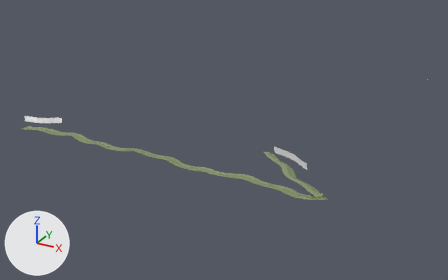
The Blender file tools/blender/scenes/penllech.blend: old version first, new version second.
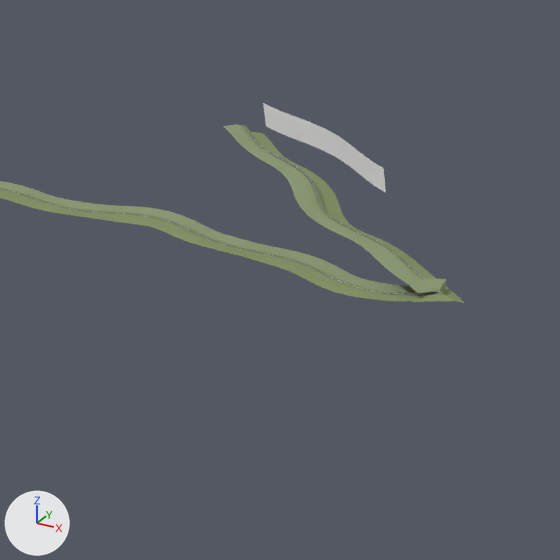
The first picture shows the older version from a 50 mm camera at (15889.0, -14351.0, 8401.0) aimed at (6649.0, 2448.0, 1.0). The close-ups show the older and then the newer version on the part from 45% to 79% of the width and 42% to 96% of the height of that picture. Only the edits that show in the close-ups are written down. Arrows for +X, +Y and +Z are at lower left; the lights stay in place.

Before the edit, the objects in view are built like this:
```python
me_land_009 = bpy.data.meshes.new('Land_009')
me_land_009.from_pydata(...)  # 1826 vertices, 900 faces; spans x 8381.0..9367.0, y -52.0..483.0, z 7.0..85.0
me_land_009.materials.append(mat_land)
me_land_011 = bpy.data.meshes.new('Land_011')
me_land_011.from_pydata(...)  # 4636 vertices, 2281 faces; spans x 10252.0..11172.0, y -194.0..366.0, z 8.0..163.0
me_land_011.materials.append(mat_land)
me_land_012 = bpy.data.meshes.new('Land_012')
me_land_012.from_pydata(...)  # 1992 vertices, 944 faces; spans x 9942.0..10934.0, y 107.0..872.0, z 12.0..174.0
me_land_012.materials.append(mat_land)
me_land_013 = bpy.data.meshes.new('Land_013')
me_land_013.from_pydata(...)  # 2592 vertices, 1306 faces; spans x 9242.0..10083.0, y 519.0..1523.0, z 28.0..180.0
me_land_013.materials.append(mat_land)
me_land_014 = bpy.data.meshes.new('Land_014')
me_land_014.from_pydata(...)  # 5229 vertices, 2768 faces; spans x 8455.0..9494.0, y 1239.0..2065.0, z 28.0..180.0
me_land_014.materials.append(mat_land)
me_tremadogbay = bpy.data.meshes.new('TremadogBay')
me_tremadogbay.from_pydata(...)  # 132 vertices, 64 faces; spans x -483.0..9956.0, y 453.0..2373.0, z 2.0..238.0
me_tremadogbay.materials.append(mat_tremadogbay)
ob_land_009 = bpy.data.objects.new('Land_009', me_land_009)
ob_land_009.location = (0.0, 0.0, 0.0)
ob_land_011 = bpy.data.objects.new('Land_011', me_land_011)
ob_land_011.location = (0.0, 0.0, 0.0)
ob_land_012 = bpy.data.objects.new('Land_012', me_land_012)
ob_land_012.location = (0.0, 0.0, 0.0)
ob_land_013 = bpy.data.objects.new('Land_013', me_land_013)
ob_land_013.location = (0.0, 0.0, 0.0)
ob_land_014 = bpy.data.objects.new('Land_014', me_land_014)
ob_land_014.location = (0.0, 0.0, 0.0)
ob_tremadogbay = bpy.data.objects.new('TremadogBay', me_tremadogbay)
ob_tremadogbay.location = (0.0, 0.0, 0.0)
# also in view: 'Land_010' at (9842.0, 92.0, 45.0); 'Land_008' at (7962.0, 183.0, 45.0)
```
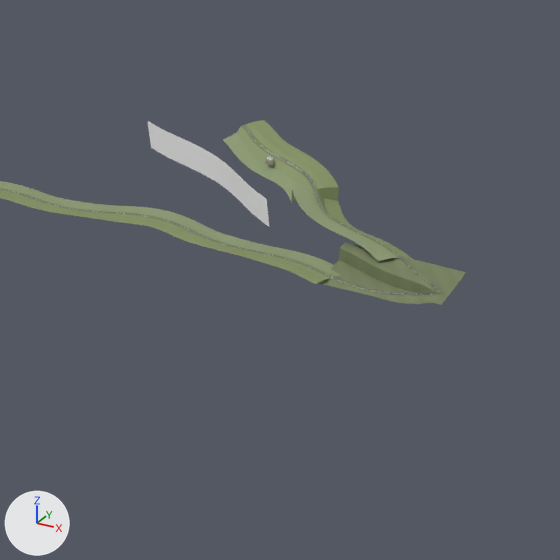
Location of each change, [x1, y1, x2, y2] in pixels of the close-ups (560 x 560 px; the box of a moved part takes in the faces that stretch with it):
'TremadogBay', reshaped: before [263, 103, 386, 193]; after [148, 121, 270, 227]
'Land_014', reshaped (18% taller): before [228, 130, 327, 184]; after [228, 126, 328, 190]
'Land_011', reshaped: before [332, 272, 464, 303]; after [341, 264, 466, 305]
'Land_012', reshaped (21% wider): before [331, 226, 436, 293]; after [331, 226, 458, 291]
'Land_013', reshaped (7% taller): before [286, 175, 362, 232]; after [285, 171, 362, 232]
part 1 of me_land_011, rebuilt: before [332, 285, 464, 303]; after [347, 284, 437, 296]
part 2 of me_land_011, reshaped: before [347, 272, 446, 296]; after [341, 264, 466, 305]
part 3 of me_land_012, built on: before [379, 258, 436, 293]; after [339, 243, 458, 291]
part 4 of me_land_013, moved or reshaped: before [286, 175, 338, 201]; after [285, 171, 339, 202]
part 5 of me_land_014, rebuilt (11% taller): before [257, 139, 327, 184]; after [228, 140, 299, 190]
part 6 of me_land_014, rebuilt: before [243, 131, 304, 176]; after [252, 129, 313, 175]
part 7 of me_land_014, rebuilt: before [228, 130, 299, 177]; after [257, 126, 328, 173]

Patch to the scene script:
```diff
--- a/tools/blender/scenes/penllech.blend.py
+++ b/tools/blender/scenes/penllech.blend.py
@@ me_land_011 @@
 # used by ob_land_011; location = (0.0, 0.0, 0.0)
-me_land_011.from_pydata(...)  # 4636 vertices, 2281 faces; spans x 10252.0..11172.0, y -194.0..366.0, z 8.0..163.0
+me_land_011.from_pydata(...)  # 17476 vertices, 11278 faces; spans x 10280.0..11075.0, y -50.0..480.0, z 18.0..139.0
+# me_land_011 part 1: the loose piece of 242 vertices spanning x 10252.0..11172.0, y -194.0..366.0, z 24.0..144.0 is rebuilt with 242 vertices and now spans x 10294.0..11015.0, y -8.0..212.0, z 19.0..134.0
+# me_land_011 part 2: 13 vertices moved within x 10915.0..10965.0, y 107.0..158.0, z 127.0..138.0; 1365 vertices removed from x 10293.0..11017.0, y -69.0..260.0, z 8.0..163.0; 14361 vertices added at x 10280.0..11075.0, y -50.0..480.0, z 18.0..138.0
+# other edits to the shape of me_land_011 do not show in these pictures
 me_land_011.materials.append(mat_land)
@@ me_land_012 @@
 # used by ob_land_012; location = (0.0, 0.0, 0.0)
-me_land_012.from_pydata(...)  # 1992 vertices, 944 faces; spans x 9942.0..10934.0, y 107.0..872.0, z 12.0..174.0
+me_land_012.from_pydata(...)  # 13630 vertices, 9034 faces; spans x 9942.0..11010.0, y 145.0..872.0, z 17.0..174.0
+# me_land_012 part 3: 608 vertices removed from x 10446.0..10934.0, y 107.0..567.0, z 12.0..154.0; 12246 vertices added at x 10085.0..11010.0, y 145.0..480.0, z 17.0..134.0
 me_land_012.materials.append(mat_land)
@@ me_land_013 @@
 me_land_013.from_pydata(...)  # 2592 vertices, 1306 faces; spans x 9242.0..10083.0, y 519.0..1523.0, z 28.0..180.0
 # used by ob_land_013; location = (0.0, 0.0, 0.0)
+# me_land_013 part 4: 500 of 2592 vertices moved; they spanned x 9242.0..9691.0, y 1083.0..1523.0, z 29.0..158.0 and now span x 9242.0..9691.0, y 1083.0..1523.0, z 29.0..154.0; mean shift (0.0, 0.0, -1.0); largest move (9691.0, 1286.0, 31.0) -> (9691.0, 1286.0, 154.0)
 me_land_013.materials.append(mat_land)
@@ me_land_014 @@
 # used by ob_land_014; location = (0.0, 0.0, 0.0)
-me_land_014.from_pydata(...)  # 5229 vertices, 2768 faces; spans x 8455.0..9494.0, y 1239.0..2065.0, z 28.0..180.0
+me_land_014.from_pydata(...)  # 4111 vertices, 2166 faces; spans x 8455.0..9494.0, y 1239.0..2065.0, z 28.0..178.0
+# me_land_014 part 5: the loose piece of 242 vertices spanning x 8640.0..9494.0, y 1430.0..2065.0, z 28.0..72.0 is rebuilt with 242 vertices and now spans x 8455.0..9325.0, y 1239.0..1890.0, z 28.0..72.0
+# me_land_014 part 6: the loose piece of 242 vertices spanning x 8546.0..9354.0, y 1333.0..1920.0, z 139.0..167.0 is rebuilt with 242 vertices and now spans x 8609.0..9411.0, y 1398.0..1979.0, z 138.0..169.0
+# me_land_014 part 7: the loose piece of 242 vertices spanning x 8455.0..9325.0, y 1239.0..1890.0, z 148.0..180.0 is rebuilt with 242 vertices and now spans x 8640.0..9494.0, y 1430.0..2065.0, z 153.0..178.0
+# other edits to the shape of me_land_014 do not show in these pictures
 me_land_014.materials.append(mat_land)
@@ me_tremadogbay @@
 # used by ob_tremadogbay; location = (0.0, 0.0, 0.0)
-me_tremadogbay.from_pydata(...)  # 132 vertices, 64 faces; spans x -483.0..9956.0, y 453.0..2373.0, z 2.0..238.0
+me_tremadogbay.from_pydata(...)  # 132 vertices, 64 faces; spans x -483.0..9377.0, y 453.0..1505.0, z 2.0..267.0
+# me_tremadogbay part 8: the loose piece of 66 vertices spanning x 8537.0..9956.0, y 1627.0..2373.0, z 2.0..238.0 is multiplied about its middle by the matrix ((1.077, 0.012, 0.0), (-0.098, 1.022, 0.0), (0.0, 0.0, 1.123)), then moved by (-630.0, -944.0, 14.0)
 me_tremadogbay.materials.append(mat_tremadogbay)
```
